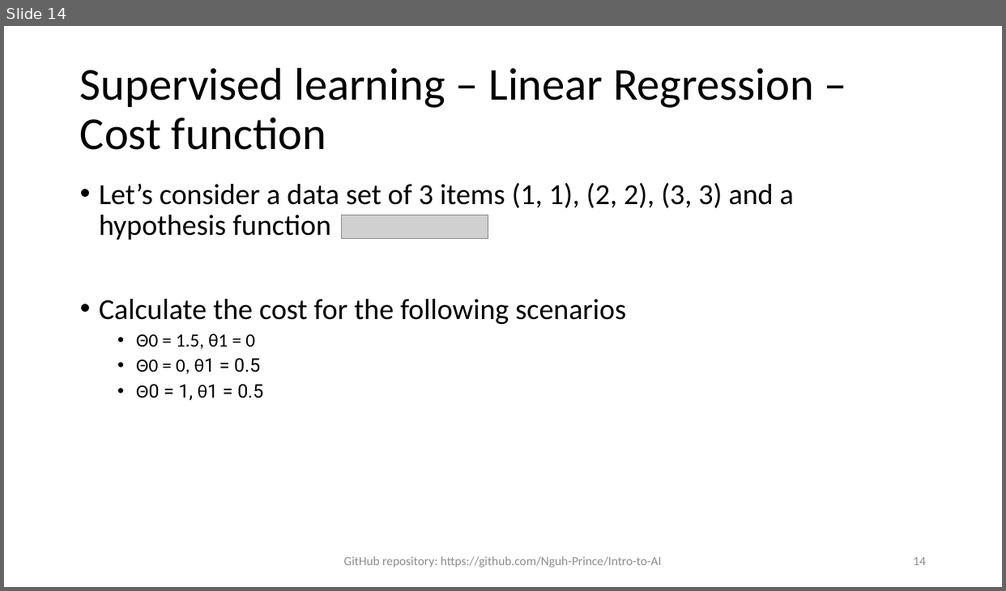
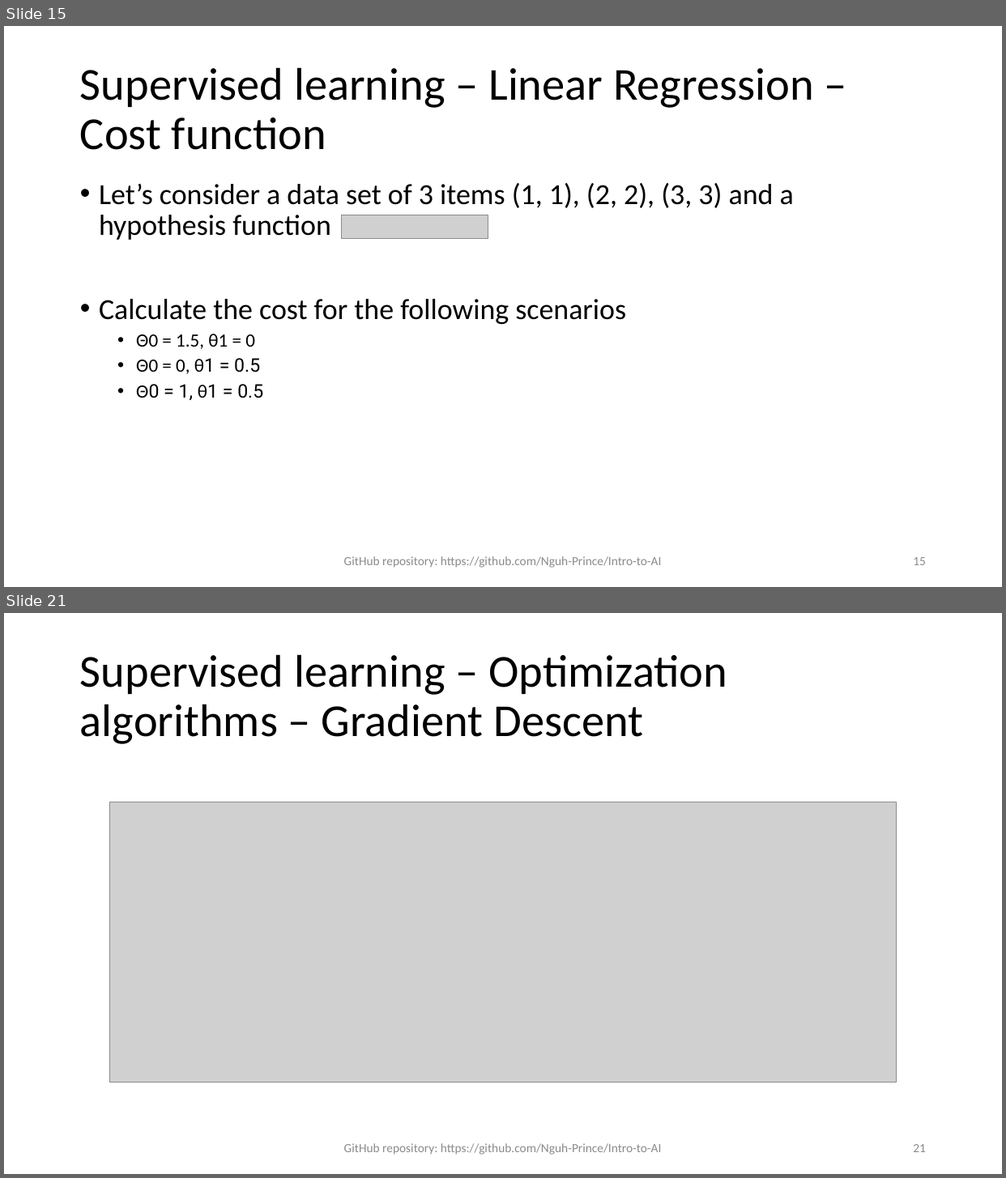
Before and after one commit to Nguh-Prince/Intro-to-AI, a slide deck: Chapter V - Learning/Chapter V Learning.pptx. Shown one above the other, each under a label of ours: slide 14 before the commit, slides 15 and 21 after it; the slides between them are not shown. The pictures are 1006x591 and 1006x1178 pixels, drawn with LibreOffice and Linux fonts; fonts in the diff are those of the drawing; grey boxes stand for pictures. Boxes give left, top, right and bottom in pixels: in the first picture for what was removed or moved away, otherwise in the second. Text is boxed around its words. In the diff, an @@ line names an element or a change of style, - is before the commit and + after.

Commit message:
Added logistic regression and gradient descent to Ch V

```diff
--- a/Chapter V - Learning/Chapter V Learning.pptx
+++ b/Chapter V - Learning/Chapter V Learning.pptx
@@ slide 21 added at (4, 613, 1002, 1174), background #FFFFFF @@
@@ title added at (80, 654, 727, 744), 44 pt, text #000000 @@
+Supervised learning – Optimization algorithms – Gradient Descent
@@ picture added at (110, 803, 897, 1083) @@
@@ text added at (344, 1144, 662, 1155), 12 pt, text #8C8C8C @@
+GitHub repository: https://github.com/Nguh-Prince/Intro-to-AI
@@ page number added at (913, 1144, 926, 1152), 12 pt, text #8C8C8C @@
+21
@@ what was slide 14 is now slide 15 @@
@@ page number at (913, 557, 926, 565): text changed @@
-14
+15
```
Also in this commit, not shown: 1 slide changed, 7 other slides added, 1 other file.
